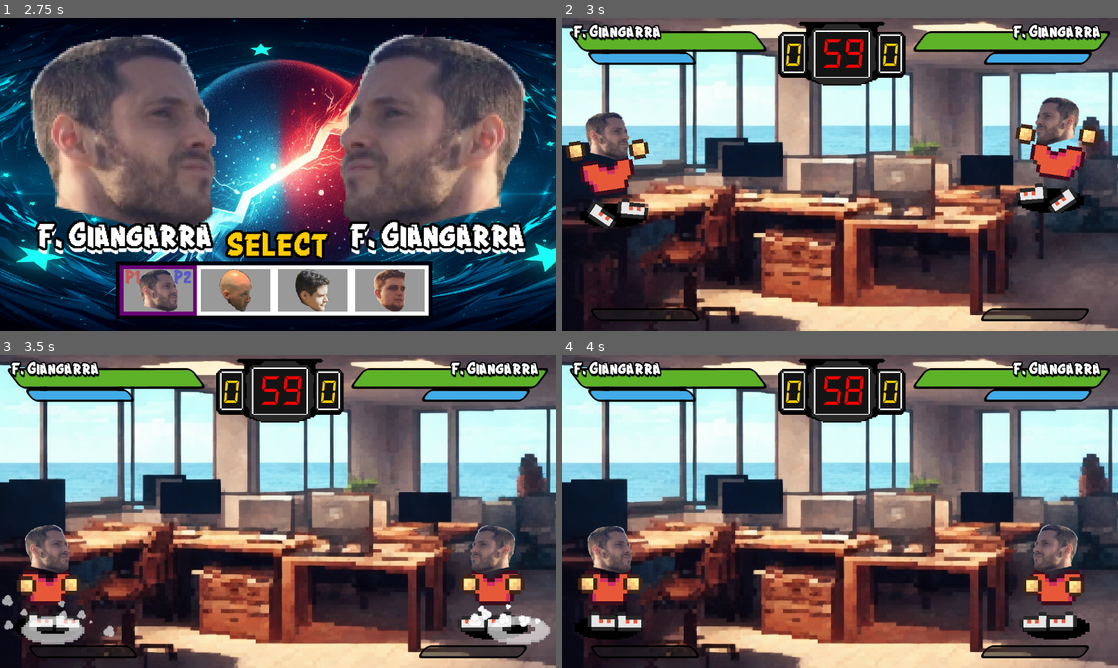
Above: before the commit, frames 1-4 (two rows, left to right).
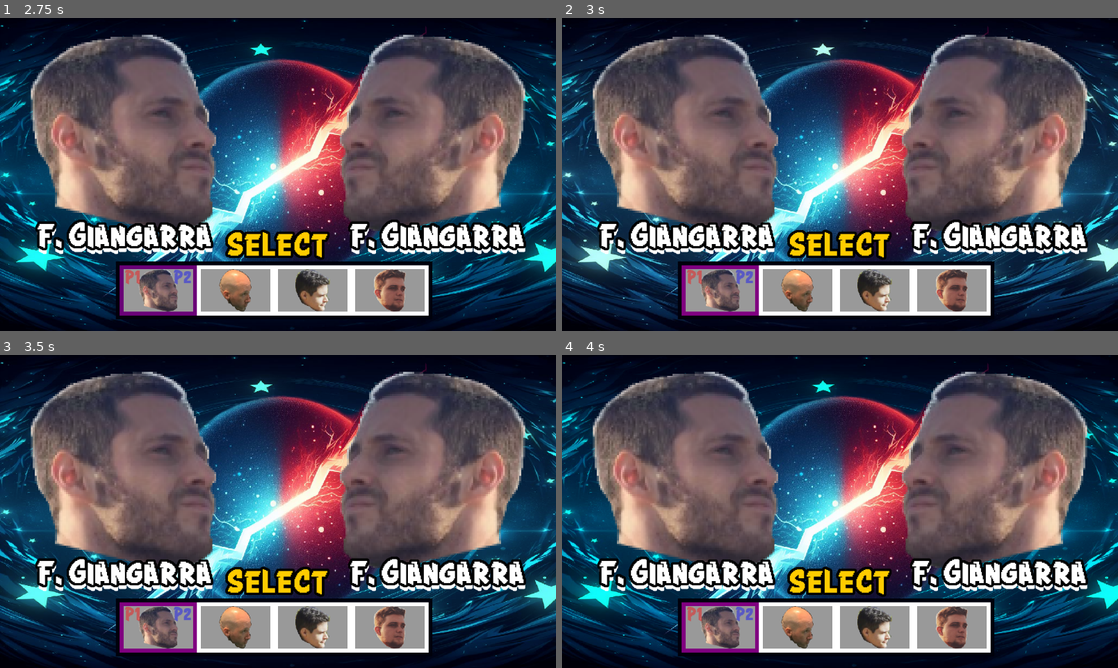
Above: after the commit, the same moments.

Repository: stranker/actionweek2023
Game: Godot game, scene res://Scenes/start_scene.tscn
Same seed, same stepped clock (60 frames per second), same inputs: the game is played once before the commit and once after it. The engine's default icon, where the game draws it, is replaced by a stand-in: a white triangle on a blue panel in a dark square.
Inputs:
- Up to frame 1 (2.75 s): tap Enter at 0.5 s; tap E (attack1) at 0.6, 2.1 s; tap N (attack2) at 1.35 s
- Up to frame 2 (3 s): tap N (attack2) at 2.85 s
- Up to frame 3 (3.5 s): no input
- Up to frame 4 (4 s): tap E (attack1) at 3.6 s

Frame 1 is identical in both runs. In frame 2, 92% of the frame differs, in the area x 0-100%, y 0-100%; in frame 3, 93%; in frame 4, 93%.

Commit message:
Add sfx to character select

Diff:
--- a/Action Week/Managers/game_manager.gd
+++ b/Action Week/Managers/game_manager.gd
@@ -53,5 +53,6 @@
 	pass
 
 func on_start_game():
+	await get_tree().create_timer(2.0).timeout
 	get_tree().change_scene_to_file("res://Scenes/game_scene.tscn")
 	pass
--- a/Action Week/Objects/dummy.tscn
+++ b/Action Week/Objects/dummy.tscn
@@ -678,6 +678,30 @@
 "args": [],
 "method": &"_add_dust_particles"
 }]
+}
+tracks/10/type = "value"
+tracks/10/imported = false
+tracks/10/enabled = true
+tracks/10/path = NodePath("Visible/Skin/Body/LeftHand:scale")
+tracks/10/interp = 1
+tracks/10/loop_wrap = true
+tracks/10/keys = {
+"times": PackedFloat32Array(0),
+"transitions": PackedFloat32Array(1),
+"update": 0,
+"values": [Vector2(1, 1)]
+}
+tracks/11/type = "value"
+tracks/11/imported = false
+tracks/11/enabled = true
+tracks/11/path = NodePath("Visible/Skin/Body/RightHand:scale")
+tracks/11/interp = 1
+tracks/11/loop_wrap = true
+tracks/11/keys = {
+"times": PackedFloat32Array(0),
+"transitions": PackedFloat32Array(1),
+"update": 0,
+"values": [Vector2(1, 1)]
 }
 
 [sub_resource type="Animation" id="Animation_msnjy"]
--- a/Action Week/Scenes/game_scene.tscn
+++ b/Action Week/Scenes/game_scene.tscn
@@ -73,7 +73,6 @@
 centered = false
 
 [node name="UI" type="CanvasLayer" parent="."]
-layer = 0
 script = ExtResource("3_2llna")
 
 [node name="BigImpactRect" type="ColorRect" parent="UI"]
--- a/Action Week/Scenes/player_selector_scene.tscn
+++ b/Action Week/Scenes/player_selector_scene.tscn
@@ -6,7 +6,7 @@
 [ext_resource type="Texture2D" uid="uid://dsm8hjf1wghb" path="res://UI/selection_background.png" id="3_8pp4q"]
 [ext_resource type="Texture2D" uid="uid://edrmsda8qusl" path="res://Objects/Players/dani face.png" id="3_80k5r"]
 [ext_resource type="FontFile" uid="uid://25uy57qn7mrb" path="res://Fonts/crang/Crang.ttf" id="4_0kjve"]
-[ext_resource type="AudioStream" uid="uid://x5ibcqp7kwf5" path="res://Audio/Music/BattleTheme.mp3" id="7_u2qr6"]
+[ext_resource type="AudioStream" uid="uid://dhysl3q4sfle8" path="res://Audio/Music/select_soundtrack.mp3" id="7_f04vv"]
 
 [sub_resource type="GDScript" id="GDScript_ybyqa"]
 resource_name = "player_selector_scene"
@@ -325,6 +325,6 @@
 }
 
 [node name="Music" type="AudioStreamPlayer" parent="."]
-stream = ExtResource("7_u2qr6")
+stream = ExtResource("7_f04vv")
 volume_db = -20.0
 autoplay = true
--- a/Action Week/UI/player_select_widget.tscn
+++ b/Action Week/UI/player_select_widget.tscn
@@ -1,7 +1,9 @@
-[gd_scene load_steps=13 format=3 uid="uid://cmywqdysf10rc"]
+[gd_scene load_steps=15 format=3 uid="uid://cmywqdysf10rc"]
 
 [ext_resource type="Texture2D" uid="uid://b7vkjialh8ic1" path="res://Objects/Player.png" id="1_27ens"]
 [ext_resource type="FontFile" uid="uid://25uy57qn7mrb" path="res://Fonts/crang/Crang.ttf" id="2_qe3gp"]
+[ext_resource type="AudioStream" uid="uid://bv37m2csrjy51" path="res://Audio/SFx/button_hover.wav" id="3_bhajk"]
+[ext_resource type="AudioStream" uid="uid://drrdup5ap67iy" path="res://Audio/SFx/button_select.wav" id="4_yw51p"]
 
 [sub_resource type="GDScript" id="GDScript_hem5y"]
 resource_name = "player_select_widget"
@@ -34,6 +36,7 @@
 	anim.play(\"select\")
 	select_player.emit(controller_id, ref_data)
 	selected = true
+	$Select.play()
 	pass
 
 func hover(controller_id : int):
@@ -50,6 +53,7 @@
 		p2_label.show()
 	hover_player.emit(controller_id, ref_data)
 	anim.play(\"hover\")
+	$Hover.play()
 	pass
 
 # Called when the node enters the scene tree for the first time.
@@ -288,3 +292,9 @@
 libraries = {
 "": SubResource("AnimationLibrary_0qm23")
 }
+
+[node name="Hover" type="AudioStreamPlayer" parent="."]
+stream = ExtResource("3_bhajk")
+
+[node name="Select" type="AudioStreamPlayer" parent="."]
+stream = ExtResource("4_yw51p")
--- a/Action Week/UI/player_widget.tscn
+++ b/Action Week/UI/player_widget.tscn
@@ -19,6 +19,9 @@
 @export var player : Dummy
 @export var hits_text_offset : float = 400
 @export var player_name : Label
+@export var ulti_portrait : TextureRect
+@export var ulti_outline : Panel
+@export var ulti_player_label : Label
 
 var showing_hits : bool = false
 var hits_control_initial_pos : Vector2
@@ -48,6 +51,8 @@
 
 func on_player_init(player_info : Dummy):
 	player_name.text = player_info.player_data.player_name
+	ulti_portrait.texture = player_info.player_data.player_portrait_texture
+	ulti_outline.self_modulate = Color.RED if player_info.id == 1 else Color.BLUE
 	pass
 
 func update_flipped():
@@ -55,6 +60,8 @@
 	update_flip_element(ulti_text, flipped, true)
 	update_flip_element(hits_control, flipped, true)
 	update_flip_element(player_name, flipped, true)
+	update_flip_element(player_name, flipped, true)
+	update_flip_element(ulti_player_label, flipped, true)
 	hits_control_initial_pos = hits_control.position
 	ulti_text.text_direction = Control.TEXT_DIRECTION_LTR if not flipped else TEXT_DIRECTION_RTL
 	pass
@@ -223,12 +230,12 @@
 outline_color = Color(0, 0, 0, 1)
 
 [sub_resource type="StyleBoxFlat" id="StyleBoxFlat_nucmr"]
-bg_color = Color(0.231373, 0.231373, 0.231373, 1)
+bg_color = Color(0.0627451, 0.0627451, 0.0627451, 1)
 border_width_left = 20
 border_width_top = 20
 border_width_right = 20
 border_width_bottom = 20
-border_color = Color(0.803922, 0.25098, 0.14902, 1)
+border_color = Color(1, 1, 1, 1)
 corner_radius_top_right = 500
 corner_radius_bottom_right = 500
 corner_detail = 1
@@ -387,7 +394,7 @@
 "special": SubResource("Animation_vhbis")
 }
 
-[node name="PlayerWidget" type="Control" node_paths=PackedStringArray("health_bar", "stamina_bar", "super_meter_bar", "ulti_text", "anim", "hits_control", "hits_text", "player_name")]
+[node name="PlayerWidget" type="Control" node_paths=PackedStringArray("health_bar", "stamina_bar", "super_meter_bar", "ulti_text", "anim", "hits_control", "hits_text", "player_name", "ulti_portrait", "ulti_outline", "ulti_player_label")]
 layout_mode = 3
 anchors_preset = 15
 anchor_right = 1.0
@@ -402,7 +409,11 @@
 anim = NodePath("Anim")
 hits_control = NodePath("Hits")
 hits_text = NodePath("Hits/Amount")
+hits_text_offset = 200.0
 player_name = NodePath("HealthBar/Name")
+ulti_portrait = NodePath("Ulti/Panel/TextureRect")
+ulti_outline = NodePath("Ulti/Panel")
+ulti_player_label = NodePath("Ulti/Panel/Label")
 
 [node name="HealthBar" type="ProgressBar" parent="."]
 layout_mode = 1
@@ -467,6 +478,7 @@
 deselect_on_focus_loss_enabled = false
 
 [node name="Hits" type="Control" parent="."]
+z_index = -20
 layout_mode = 1
 anchors_preset = 0
 offset_left = -260.0
@@ -513,8 +525,8 @@
 grow_vertical = 2
 
 [node name="Panel" type="Panel" parent="Ulti"]
-visible = false
 modulate = Color(1, 1, 1, 0)
+self_modulate = Color(1, 0, 0, 1)
 layout_mode = 1
 anchors_preset = 4
 anchor_top = 0.5
@@ -542,7 +554,6 @@
 stretch_mode = 5
 
 [node name="Label" type="Label" parent="Ulti/Panel"]
-visible = false
 layout_mode = 1
 anchors_preset = 8
 anchor_left = 0.5
Not shown, added: Action Week/Audio/Music/select_soundtrack.mp3.import
Not shown, added: Action Week/Audio/SFx/button_hover.wav.import
Not shown, added: Action Week/Audio/SFx/button_select.wav.import
Not shown, added: Action Week/Audio/Music/select_soundtrack.mp3
Not shown, added: Action Week/Audio/SFx/button_hover.wav
Not shown, added: Action Week/Audio/SFx/button_select.wav
